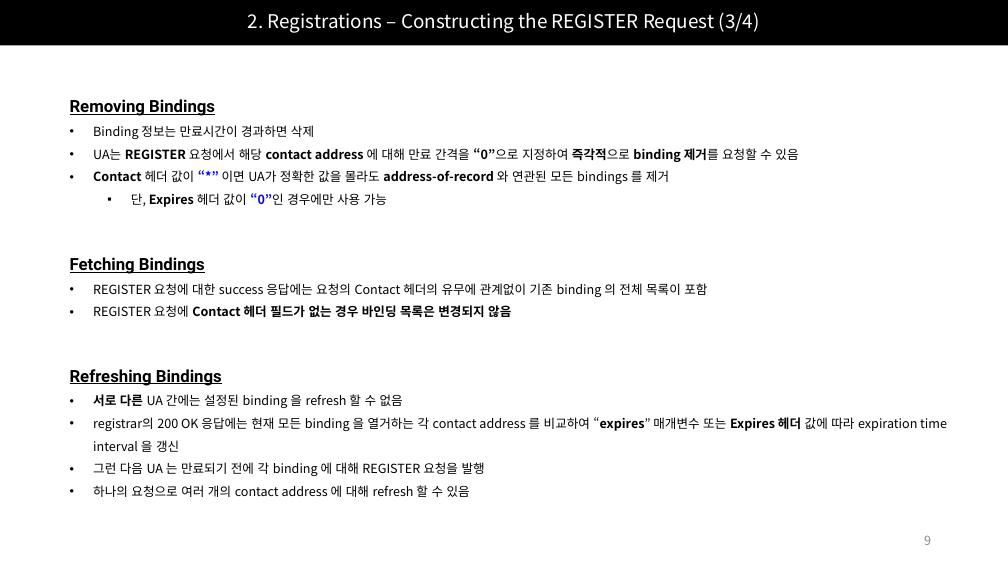
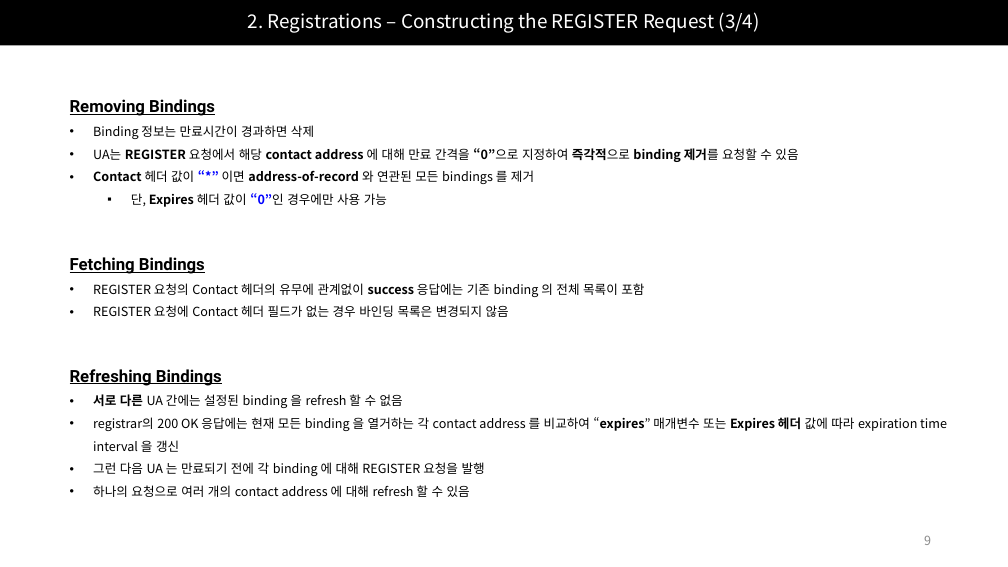
Before and after one commit to Epsilonely/SIP-Survey, a slide deck: slide 9 of 세미나 2차.pptx. Drawn at 1008x567 pixels with LibreOffice and Linux fonts; fonts in the diff are those of the drawing. Boxes give left, top, right and bottom in pixels: in the first picture for what was removed or moved away, otherwise in the second. Text is boxed around its words. In the diff, an @@ line names an element or a change of style, - is before the commit and + after.

Commit message:
Update Final

```diff
--- a/세미나 2차.pptx
+++ b/세미나 2차.pptx
@@ text at <box>93,170,534,184</box>: text changed; bold on @@
-• Contact 헤더 값이 “*” 이면 UA가 정확한 값을 몰라도 address-of-record 와 연관된 모든 bindings 를 제거
+• Contact 헤더 값이 “*” 이면 address-of-record 와 연관된 모든 bindings 를 제거
@@ text at <box>93,283,644,297</box>: text changed @@
-• REGISTER 요청에 대한 success 응답에는 요청의 Contact 헤더의 유무에 관계없이 기존 binding 의 전체 목록이 포함
+• REGISTER 요청의 Contact 헤더의 유무에 관계없이 success 응답에는 기존 binding 의 전체 목록이 포함
@@ text at <box>93,305,509,317</box>: bold off in "Contact 헤더 필드가 없는 경우 바인딩 목록은 ..." @@
```
Also in this commit, not shown: 7 other slides changed, 1 slide removed.
